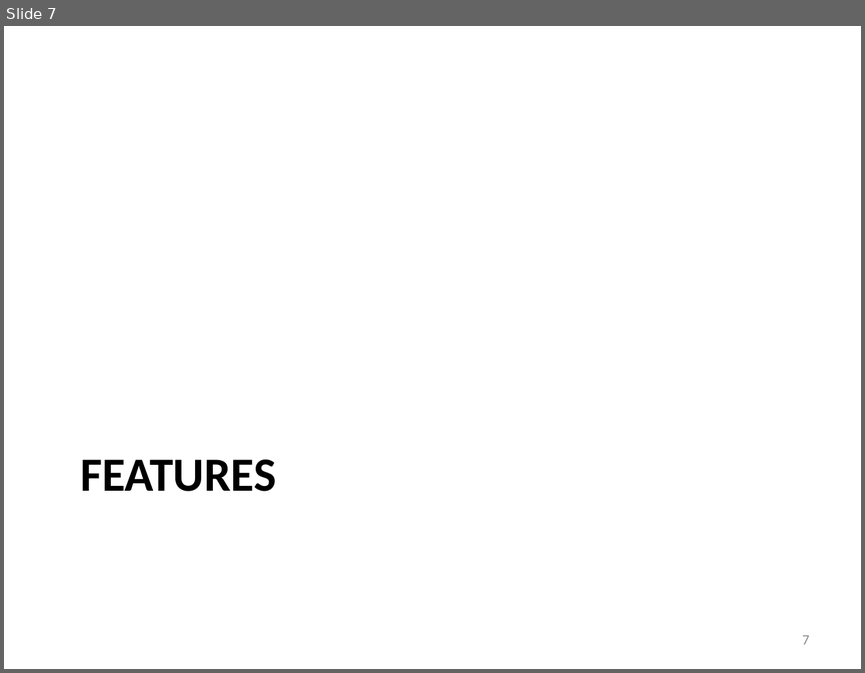
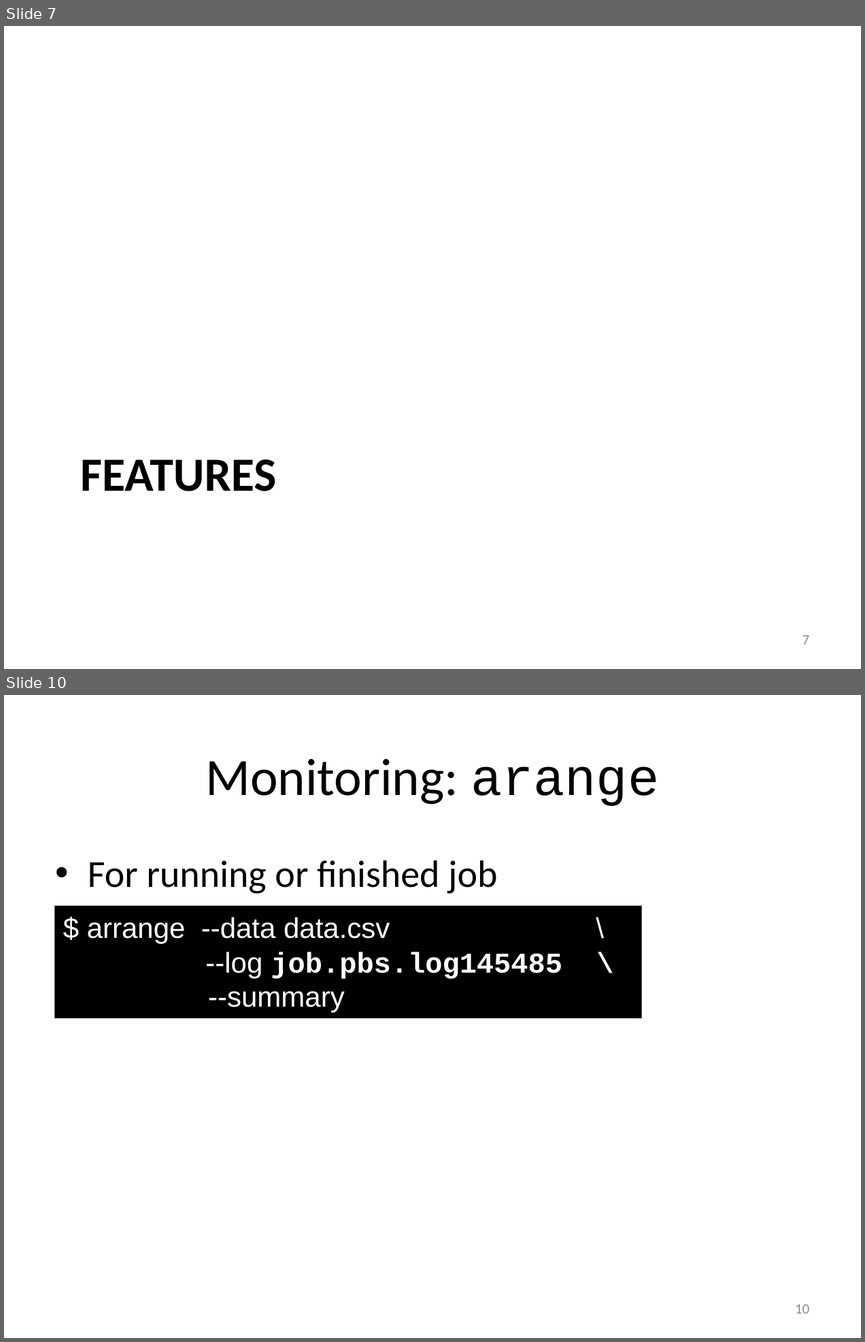
Before and after one commit to gjbex/atools, a slide deck: atools.pptx. Shown one above the other, each under a label of ours: slide 7 before the commit, slides 7 and 10 after it; the slides between them are not shown. The pictures are 865x673 and 865x1342 pixels, drawn with LibreOffice and Linux fonts; fonts in the diff are those of the drawing. Boxes give left, top, right and bottom in pixels: in the first picture for what was removed or moved away, otherwise in the second. Text is boxed around its words. In the diff, an @@ line names an element or a change of style, - is before the commit and + after.

Commit message:
Add  slides on logging, monitoring and resuming

```diff
--- a/atools.pptx
+++ b/atools.pptx
@@ slide 10 added at (x1=4, y1=695, x2=861, y2=1338), background #FFFFFF @@
@@ title added at (x1=205, y1=759, x2=659, y2=806), 44 pt, text #000000 @@
+Monitoring: arange
@@ text added at (x1=88, y1=860, x2=497, y2=894), 32 pt, text #000000 @@
+• For running or finished job
@@ rectangle added at (x1=54, y1=906, x2=641, y2=1018), fill #000000, 24 pt, text #FFFFFF @@
+$ arrange --data data.csv \
+--log job.pbs.log145485 \
+--summary
@@ page number added at (x1=795, y1=1304, x2=809, y2=1313), 12 pt, text #8C8C8C @@
+10
```
Also in this commit, not shown: 6 slides changed, 2 other slides added, 2 slides removed.
